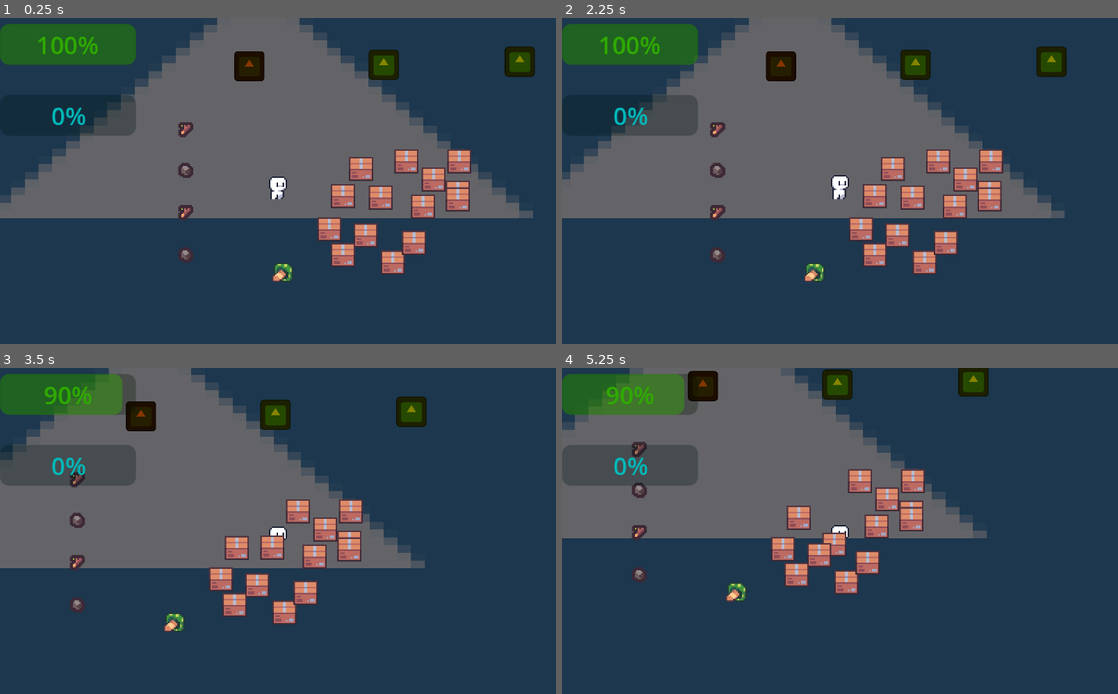
Above: before the commit, frames 1-4 (two rows, left to right).
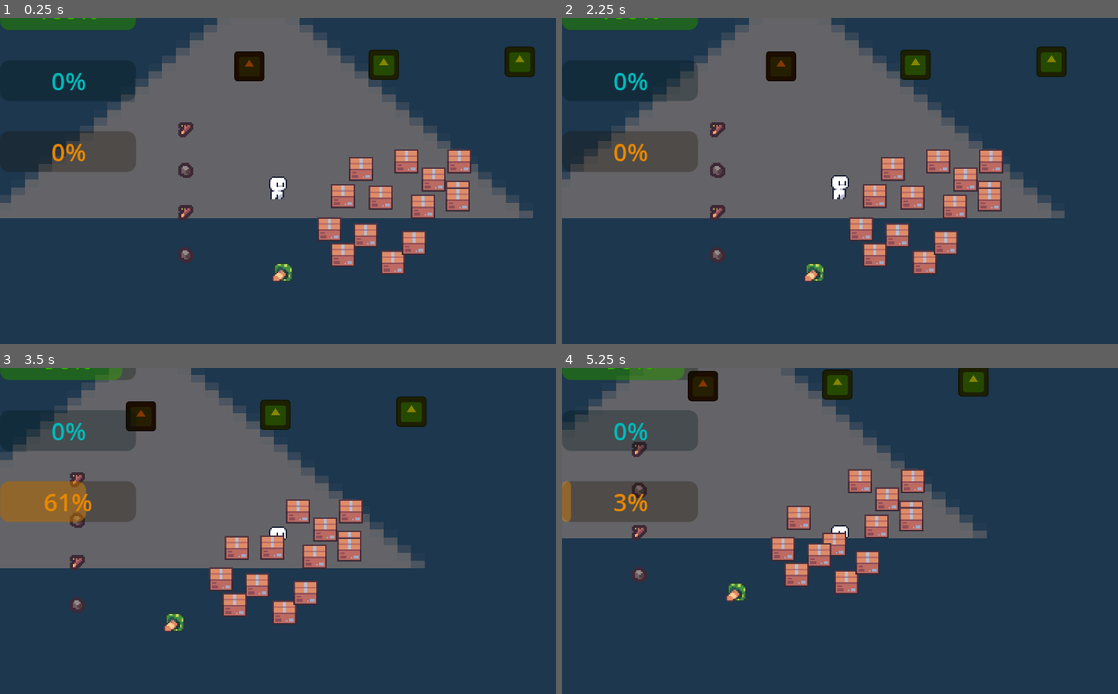
Above: after the commit, the same moments.

Repository: Alexoga9/Basura-Recolector
Game: Godot game, scene res://Escenarios/mundo.tscn
The game is run twice, just before and just after one commit, with the same random seed, the same clock (stepped at 60 frames per second) and the same inputs. The engine's default icon, where the game draws it, is replaced by a stand-in: a white triangle on a blue panel in a dark square. Sound files missing from this copy of the repository are replaced by a short silence.
Inputs (mouse positions are in pixels of both pictures, inside the frame that each line leads up to):
- Up to frame 1 (0.25 s): no input
- Up to frame 2 (2.25 s): tap Enter at 0.5 s; drag from (940, 197) to (745, 255) at 0.52 s; drag from (928, 236) to (840, 184) at 1.27 s; move the mouse to (906, 197) at 2.02 s; hold D (derecha) from 2.03 s (still down); tap L at 2.1 s; click (906, 197) at 2.17 s
- Up to frame 3 (3.5 s): tap E (Interaccion) at 2.3 s; release D (derecha) at 2.75 s; drag from (250, 517) to (77, 563) at 2.77 s
- Up to frame 4 (5.25 s): drag from (795, 605) to (639, 605) at 3.52 s; drag from (845, 612) to (639, 521) at 4.27 s; move the mouse to (867, 592) at 5.02 s; hold S (abajo) from 5.03 s (still down); tap Enter at 5.1 s; click (867, 592) at 5.17 s

The runs differ from the first frame. In frame 1, 5.4% of the frame differs, in the area x 0-25%, y 0-48%; in frame 2, 6.7%; in frame 3, 9.4%; in frame 4, 9.8%.

Commit message:
Cooldown de recogida
Cooldown de tiempo antes de recoger más basuras

Diff:
--- a/Entidades/Jugador/Jugador.gd
+++ b/Entidades/Jugador/Jugador.gd
@@ -3,6 +3,7 @@
 # Funcionalidad
 @onready var input_componente: InputComponente = %InputComponente
 @onready var movimiento_componente: MovimientoComponente = %MovimientoComponente
+@onready var recoge_basura: RadarComponenteBasura = %"Recoge BASURA"
 
 # In Game
 @onready var energia_componente: EnergiaComponente = %EnergiaComponente
--- a/Entidades/Jugador/Jugador.tscn
+++ b/Entidades/Jugador/Jugador.tscn
@@ -229,6 +229,7 @@
 shape = SubResource("CircleShape2D_yyjpx")
 
 [node name="Recoge BASURA" type="Area2D" parent="." unique_id=1673868854]
+unique_name_in_owner = true
 collision_layer = 0
 collision_mask = 4
 script = ExtResource("9_yyjpx")
@@ -236,8 +237,14 @@
 [node name="CollisionShape2D" type="CollisionShape2D" parent="Recoge BASURA" unique_id=1853582416]
 position = Vector2(0, 3)
 shape = SubResource("CircleShape2D_y6klq")
+
+[node name="Timer" type="Timer" parent="Recoge BASURA" unique_id=2060239449]
+unique_name_in_owner = true
+wait_time = 3.0
+one_shot = true
 
 [connection signal="area_entered" from="LootAtractor" to="LootAtractor" method="_on_area_entered"]
 [connection signal="area_entered" from="Loot Collector" to="Loot Collector" method="_on_area_entered"]
 [connection signal="body_entered" from="Recoge BASURA" to="Recoge BASURA" method="_on_body_entered"]
 [connection signal="body_exited" from="Recoge BASURA" to="Recoge BASURA" method="_on_body_exited"]
+[connection signal="timeout" from="Recoge BASURA/Timer" to="Recoge BASURA" method="_on_timer_timeout"]
--- a/Entidades/Jugador/RadarBasura.gd
+++ b/Entidades/Jugador/RadarBasura.gd
@@ -2,6 +2,14 @@
 
 var cuerpos: Array[Basura]
 @onready var jugador: Jugador = $".."
+@onready var timer: Timer = %Timer
+
+@export var cooldown_tiempo: int = 3
+var cooldown_activo: bool = false
+
+
+func _ready():
+	timer.wait_time = cooldown_tiempo
 
 
 func _process(delta):
@@ -32,6 +40,15 @@
 func recoger_basura():
 	if Input.is_action_just_pressed("Interaccion"):
 
-		if get_entidad_aleatoria() != null and jugador.energia_componente.energia > 0:
+		if get_entidad_aleatoria() != null and jugador.energia_componente.energia > 0 and !cooldown_activo:
+			timer.wait_time = cooldown_tiempo
+			timer.start()
+			cooldown_activo = true
+			print("Cooldown activo")
 			get_entidad_aleatoria().collect()
 			jugador.energia_componente.agotar(1)
+
+
+func _on_timer_timeout():
+	cooldown_activo = false
+	print("Cooldown terminado")
--- a/UI/HUD/Barras HUD.gd
+++ b/UI/HUD/Barras HUD.gd
@@ -2,6 +2,8 @@
 
 @onready var barra_energia = %BarraEnergia
 @onready var barra_basura = %BarraBasura
+
+@onready var barra_cooldown = %BarraCooldown
 
 var jugador: Jugador
 
@@ -20,3 +22,6 @@
 func igualar_barra_energia():
 	barra_energia.valor_max = jugador.energia_componente.energia_maxima
 	barra_energia.valor_actual = jugador.energia_componente.energia
+
+	barra_cooldown.valor_max = jugador.recoge_basura.timer.wait_time
+	barra_cooldown.valor_actual = jugador.recoge_basura.timer.time_left
--- a/UI/HUD/barras_hud.tscn
+++ b/UI/HUD/barras_hud.tscn
@@ -35,3 +35,10 @@
 layout_mode = 2
 script = ExtResource("2_hihnk")
 metadata/_custom_type_script = "uid://d3ixr7t11n000"
+
+[node name="BarraCooldown" type="ProgressBar" parent="VBoxContainer" unique_id=953963724]
+unique_name_in_owner = true
+modulate = Color(0.96014315, 0.56177855, 3.85046e-07, 1)
+layout_mode = 2
+script = ExtResource("2_hihnk")
+metadata/_custom_type_script = "uid://d3ixr7t11n000"
